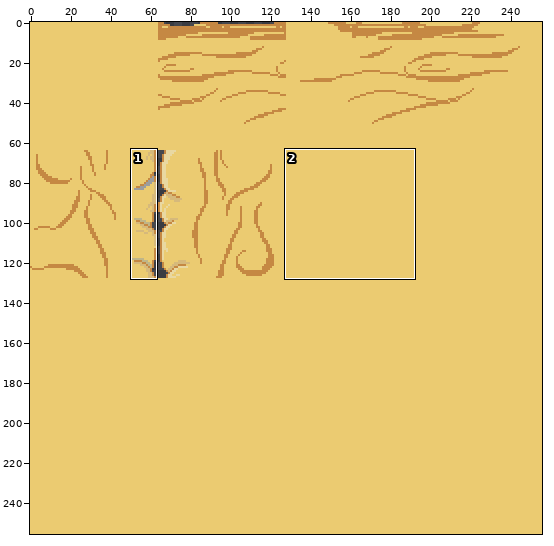
Sprite sheet, stored at resources/art/maps/mystic_desert/mystic_desert.png. The picture above shows the old version from afar; the outline marks the close-up.
Close-up. Before the edit:
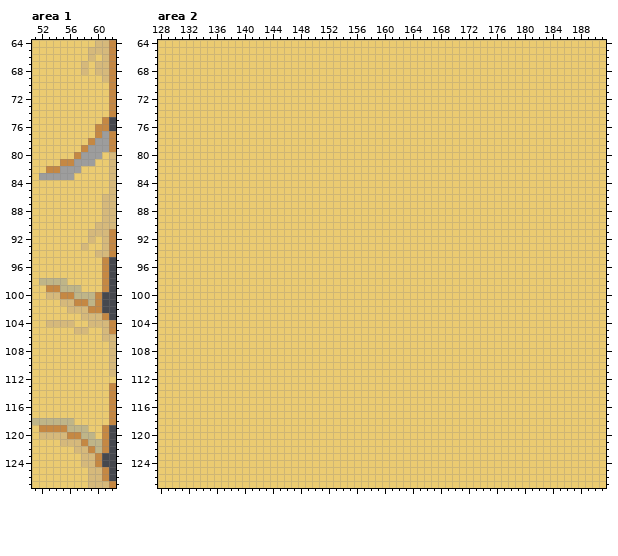
The file is 256x256 pixels. Shown: area 1: x 51..62, y 64..127; area 2: x 128..191, y 64..127.
After:
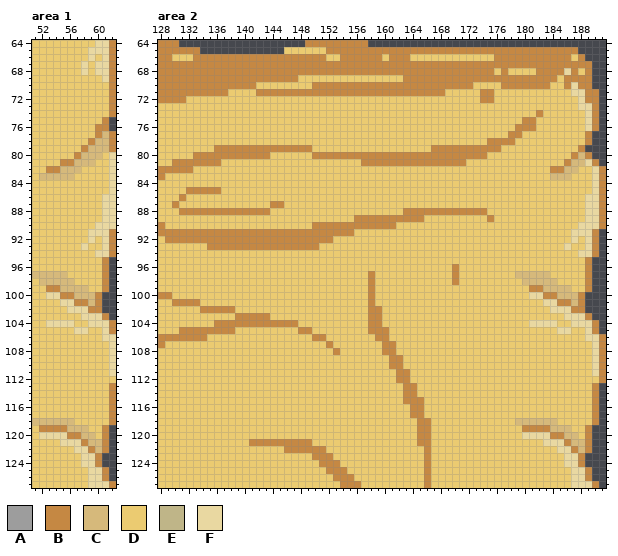
Palette (. is transparent): A #9d9d9d  B #c58843  C #d6b97b  D #ebcb71  E #bfb588  F #e9d8a1
Diff:
Area 1:
y 64: x 60..61 CC -> FF
y 65: x 59..61 CCC -> FFF
y 66: x 59 C -> F; x 61 C -> F
y 67..68: x 58 C -> F; x 60..61 CC -> FF
y 69: x 61 C -> F
y 77: x 61 A -> C
y 78: x 60..61 AA -> CC
y 79: x 59..61 AAA -> CCC
y 80: x 58..60 AAA -> CCC; x 62 C -> F
y 81: x 57..59 AAA -> CCC; x 62 C -> F
y 82: x 55..57 AAA -> CCC; x 62 C -> F
y 83: x 52..56 AAAAA -> CCCCC; x 62 C -> F
y 84..85: x 62 C -> F
y 86..89: x 61..62 CC -> FF
y 90: x 60..62 CCC -> FFF
y 91: x 59..61 CCC -> FFF
y 92: x 59 C -> F; x 61 C -> F
y 93: x 58 C -> F; x 61 C -> F
y 94: x 60..61 CC -> FF
y 97: x 51..55 DDDDD -> CCCCC
y 98: x 52..56 EEEED -> CCCCC
y 99: x 55..58 EEED -> CCCC
y 100: x 53..54 CC -> FF; x 57..59 EEE -> CCC
y 101: x 55..56 CC -> FF; x 59 E -> C
y 102: x 56..58 CCC -> FFF
y 103: x 58..60 CCC -> FFF
y 104: x 53..56 CCCC -> FFFF; x 59..61 CCC -> FFF
y 105: x 57..58 CC -> FF; x 61 C -> F
y 106: x 61..62 CC -> FF
y 107..111: x 62 C -> F
y 118: x 51..56 EEEEEE -> CCCCCC
y 119: x 56..58 EEE -> CCC
y 120: x 52..55 CCCC -> FFFF; x 58..59 EE -> CC
y 121: x 55..57 CCC -> FFF; x 59..60 EE -> CC
y 122: x 57..58 CC -> FF; x 60 E -> C
y 123..124: x 58..59 CC -> FF
y 125..126: x 59..60 CC -> FF
y 127: x 59..61 CCC -> FFF
Area 2:
y 64: x 128..191 DDDDDDDDDDDDDDDDDDDDDDDDDDDDDDDDDDDDDDDDDDDDDDDDDDDDDDDDDDDDDDDD -> BBB..................BBBBBBBBB..................................
y 65: x 128..145 DDDDDDDDDDDDDDDDDD -> BBBBBB............; x 152..191 DDDDDDDDDDDDDDDDDDDDDDDDDDDDDDDDDDDDDDDD -> BBBBBBBBBBBBBBBBBBBBBBBBBBBBBBBBBBBB....
y 66: x 128..129 DD -> BB; x 133..151 DDDDDDDDDDDDDDDDDDD -> BBBBBBBBBBBBBBBBBBB; x 154..159 DDDDDD -> BBBBBB; x 161..163 DDD -> BBB; x 176..186 DDDDDDDDDDD -> BBBBBBBBBBB; x 188..191 DDDD -> B...
y 67: x 128..191 DDDDDDDDDDDDDDDDDDDDDDDDDDDDDDDDDDDDDDDDDDDDDDDDDDDDDDDDDDDDDDDD -> BBBBBBBBBBBBBBBBBBBBBBBBBBBBBBBBBBBBBBBBBBBBBBBBBBBBBBBBBBBBBB..
y 68: x 128..175 DDDDDDDDDDDDDDDDDDDDDDDDDDDDDDDDDDDDDDDDDDDDDDDD -> BBBBBBBBBBBBBBBBBBBBBBBBBBBBBBBBBBBBBBBBBBBBBBBB; x 177 D -> B; x 182..187 DDDDDD -> BBBBFB; x 189..191 DDD -> B..
y 69: x 128..147 DDDDDDDDDDDDDDDDDDDD -> BBBBBBBBBBBBBBBBBBBB; x 163..184 DDDDDDDDDDDDDDDDDDDDDD -> BBBBBBBBBBBBBBBBBBBBBB; x 186..191 DDDDDD -> BBBB..
y 70: x 128..141 DDDDDDDDDDDDDD -> BBBBBBBBBBBBBB; x 150..172 DDDDDDDDDDDDDDDDDDDDDDD -> BBBBBBBBBBBBBBBBBBBBBBB; x 177..183 DDDDDDD -> BBBBBBB; x 186..191 DDDDDD -> BFBB..
y 71: x 128..137 DDDDDDDDDD -> BBBBBBBBBB; x 142..168 DDDDDDDDDDDDDDDDDDDDDDDDDDD -> BBBBBBBBBBBBBBBBBBBBBBBBBBB; x 174..175 DD -> BB; x 187..191 DDDDD -> FFBB.
y 72: x 128..131 DDDD -> BBBB; x 174..175 DD -> BB; x 188..191 DDDD -> FBB.
y 73: x 188..191 DDDD -> FFB.
y 74: x 182 D -> B; x 189..191 DDD -> FB.
y 75: x 180..181 DD -> BB; x 189..191 DDD -> FB.
y 76: x 179..181 DDD -> BBB; x 189..191 DDD -> FB.
y 77: x 178..179 DD -> BB; x 189..191 DDD -> B..
y 78: x 175..178 DDDD -> BBBB; x 189..191 DDD -> B..
y 79: x 136..149 DDDDDDDDDDDDDD -> BBBBBBBBBBBBBB; x 167..176 DDDDDDDDDD -> BBBBBBBBBB; x 188..191 DDDD -> B...
y 80: x 133..143 DDDDDDDDDDD -> BBBBBBBBBBB; x 150..174 DDDDDDDDDDDDDDDDDDDDDDDDD -> BBBBBBBBBBBBBBBBBBBBBBBBB; x 187..191 DDDDD -> BCB..
y 81: x 130..136 DDDDDDD -> BBBBBBB; x 157..171 DDDDDDDDDDDDDDD -> BBBBBBBBBBBBBBB; x 186..191 DDDDDD -> BCCFB.
y 82: x 128..132 DDDDD -> BBBBB; x 184..187 DDDD -> BBCC; x 190..191 DD -> FB
y 83: x 128 D -> B; x 184..186 DDD -> CCC; x 190..191 DD -> FB
y 84: x 190..191 DD -> FB
y 85: x 132..136 DDDDD -> BBBBB; x 190..191 DD -> FB
y 86: x 131 D -> B; x 189..191 DDD -> FFB
y 87: x 130 D -> B; x 144..145 DD -> BB; x 189..191 DDD -> FFB
y 88: x 131..143 DDDDDDDDDDDDD -> BBBBBBBBBBBBB; x 163..174 DDDDDDDDDDDD -> BBBBBBBBBBBB; x 189..191 DDD -> FFB
y 89: x 156..165 DDDDDDDDDD -> BBBBBBBBBB; x 175 D -> B; x 189..191 DDD -> FFB
y 90: x 128 D -> B; x 150..161 DDDDDDDDDDDD -> BBBBBBBBBBBB; x 188..191 DDDD -> FFFB
y 91: x 128..155 DDDDDDDDDDDDDDDDDDDDDDDDDDDD -> BBBBBBBBBBBBBBBBBBBBBBBBBBBB; x 187..191 DDDDD -> FFFB.
y 92: x 129..152 DDDDDDDDDDDDDDDDDDDDDDDD -> BBBBBBBBBBBBBBBBBBBBBBBB; x 187 D -> F; x 189..191 DDD -> FB.
y 93: x 135..150 DDDDDDDDDDDDDDDD -> BBBBBBBBBBBBBBBB; x 186 D -> F; x 189..191 DDD -> FB.
y 94: x 188..191 DDDD -> FFB.
y 95: x 189..191 DDD -> B..
y 96: x 170 D -> B; x 189..191 DDD -> B..
y 97: x 158 D -> B; x 170 D -> B; x 179..183 DDDDD -> CCCCC; x 189..191 DDD -> B..
y 98: x 158 D -> B; x 170 D -> B; x 180..184 DDDDD -> CCCCC; x 189..191 DDD -> B..
y 99: x 158 D -> B; x 181..186 DDDDDD -> BBCCCC; x 189..191 DDD -> B..
y 100: x 128..129 DD -> BB; x 158 D -> B; x 181..191 DDDDDDDDDDD -> FFBBCCCB...
y 101: x 130..133 DDDD -> BBBB; x 158 D -> B; x 183..191 DDDDDDDDD -> FFBBCB...
y 102: x 134..138 DDDDD -> BBBBB; x 158..159 DD -> BB; x 184..191 DDDDDDDD -> FFFBB...
y 103: x 139..143 DDDDD -> BBBBB; x 158..159 DD -> BB; x 186..191 DDDDDD -> FFFB..
y 104: x 136..147 DDDDDDDDDDDD -> BBBBBBBBBBBB; x 158..159 DD -> BB; x 181..184 DDDD -> FFFF; x 187..191 DDDDD -> FFFB.
y 105: x 131..138 DDDDDDDD -> BBBBBBBB; x 148..149 DD -> BB; x 158..160 DDD -> BBB; x 185..186 DD -> FF; x 189..191 DDD -> FB.
y 106: x 128..134 DDDDDDD -> BBBBBBB; x 150..151 DD -> BB; x 159..160 DD -> BB; x 189..191 DDD -> FFB
y 107: x 128 D -> B; x 152 D -> B; x 160..161 DD -> BB; x 190..191 DD -> FB
y 108: x 153 D -> B; x 160..161 DD -> BB; x 190..191 DD -> FB
y 109..110: x 161..162 DD -> BB; x 190..191 DD -> FB
y 111: x 162..163 DD -> BB; x 190..191 DD -> FB
y 112: x 162..163 DD -> BB; x 191 D -> B
y 113..114: x 163..164 DD -> BB; x 190..191 DD -> B.
y 115: x 163..165 DDD -> BBB; x 190..191 DD -> B.
y 116..117: x 164..165 DD -> BB; x 190..191 DD -> B.
y 118: x 165..166 DD -> BB; x 179..184 DDDDDD -> CCCCCC; x 190..191 DD -> B.
y 119: x 165..166 DD -> BB; x 180..186 DDDDDDD -> BBBBCCC; x 189..191 DDD -> B..
y 120: x 165..166 DD -> BB; x 180..187 DDDDDDDD -> FFFFBBCC; x 189..191 DDD -> B..
y 121: x 141..149 DDDDDDDDD -> BBBBBBBBB; x 165..166 DD -> BB; x 183..191 DDDDDDDDD -> FFFBCCB..
y 122: x 146..151 DDDDDD -> BBBBBB; x 166 D -> B; x 185..191 DDDDDDD -> FFBCB..
y 123: x 150..152 DDD -> BBB; x 166 D -> B; x 186..191 DDDDDD -> FFB...
y 124: x 151..153 DDD -> BBB; x 166 D -> B; x 186..191 DDDDDD -> FFB...
y 125: x 152..154 DDD -> BBB; x 166 D -> B; x 187..191 DDDDD -> FFB..
y 126: x 153..155 DDD -> BBB; x 166 D -> B; x 187..191 DDDDD -> FFB..
y 127: x 154..156 DDD -> BBB; x 166 D -> B; x 187..191 DDDDD -> FFFB.
